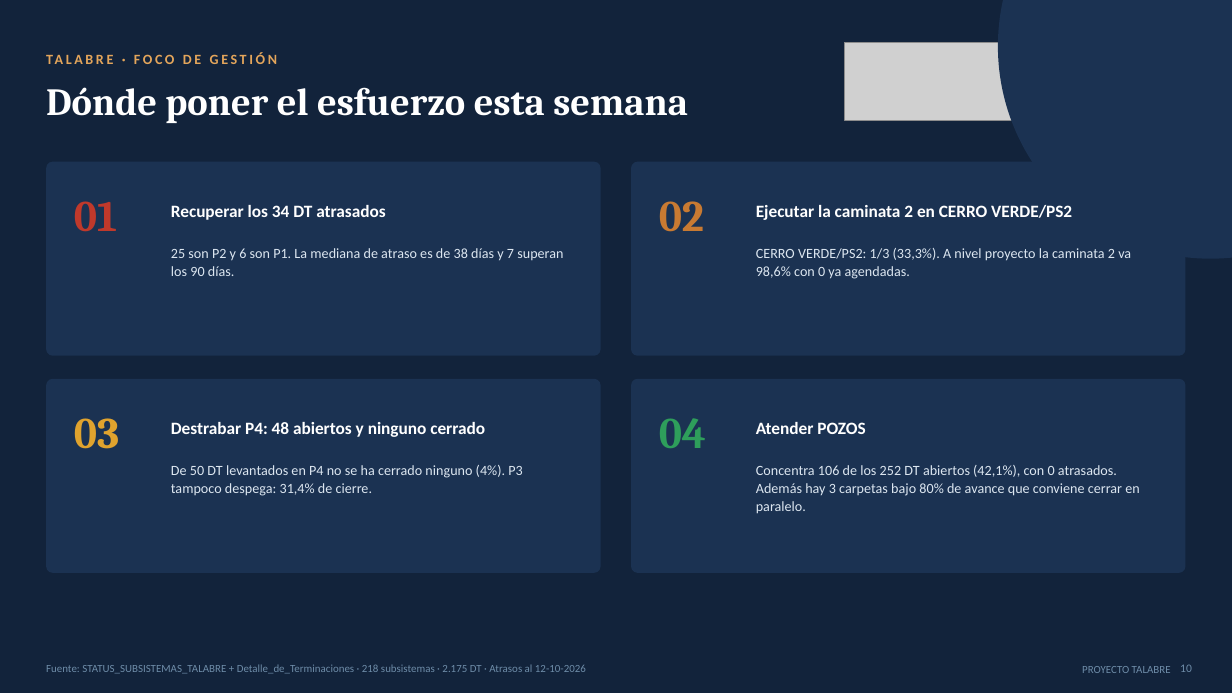
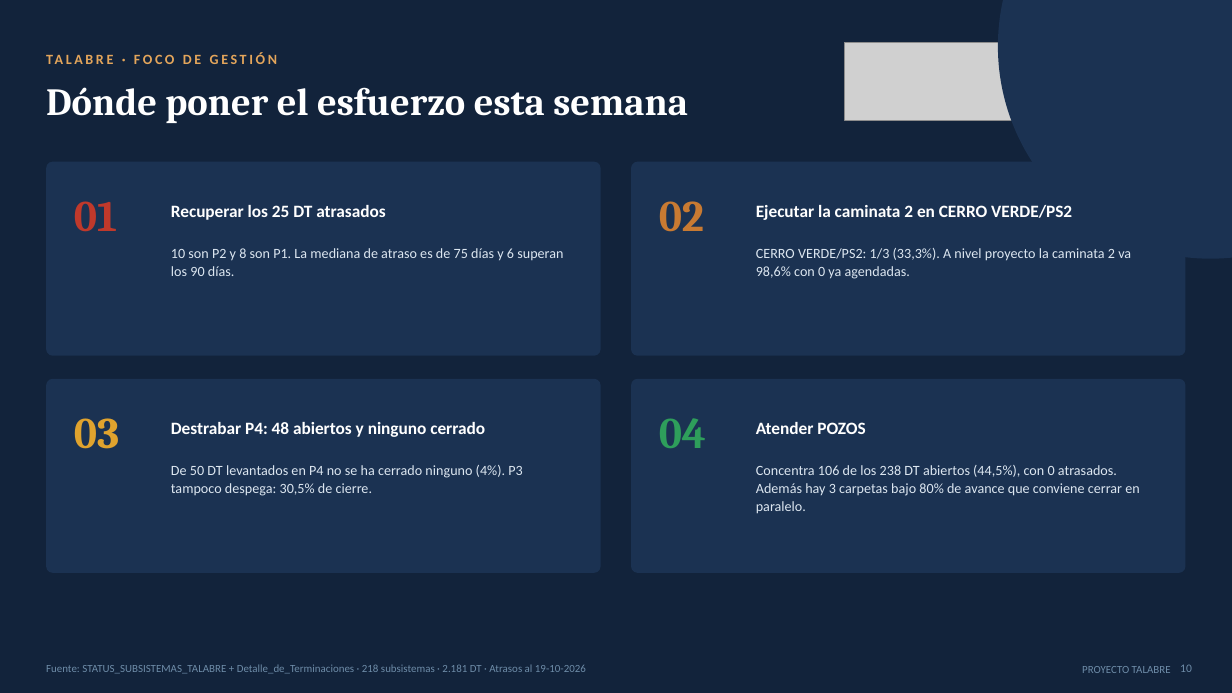
Before and after one commit to tdkvalex/Dashboard-HSEQ, a slide deck: slide 10 of panel_control_TOP_P1/Panel_Control_TOP_P1.pptx. Drawn at 1232x693 pixels with LibreOffice and Linux fonts; fonts in the diff are those of the drawing; grey boxes stand for pictures. Boxes give left, top, right and bottom in pixels: in the first picture for what was removed or moved away, otherwise in the second. Text is boxed around its words. In the diff, an @@ line names an element or a change of style, - is before the commit and + after.

```diff
--- a/panel_control_TOP_P1/Panel_Control_TOP_P1.pptx
+++ b/panel_control_TOP_P1/Panel_Control_TOP_P1.pptx
@@ text at bbox=[171, 205, 385, 220]: text changed @@
-Recuperar los 34 DT atrasados
+Recuperar los 25 DT atrasados
@@ text at bbox=[171, 248, 563, 276]: text changed @@
-25 son P2 y 6 son P1. La mediana de atraso es de 38 días y 7 superan los 90 días.
+10 son P2 y 8 son P1. La mediana de atraso es de 75 días y 6 superan los 90 días.
@@ text at bbox=[171, 465, 522, 496]: text changed @@
-De 50 DT levantados en P4 no se ha cerrado ninguno (4%). P3 tampoco despega: 31,4% de cierre.
+De 50 DT levantados en P4 no se ha cerrado ninguno (4%). P3 tampoco despega: 30,5% de cierre.
@@ text at bbox=[756, 465, 1139, 514]: text changed @@
-Concentra 106 de los 252 DT abiertos (42,1%), con 0 atrasados. Además hay 3 carpetas bajo 80% de avance que conviene cerrar en paralelo.
+Concentra 106 de los 238 DT abiertos (44,5%), con 0 atrasados. Además hay 3 carpetas bajo 80% de avance que conviene cerrar en paralelo.
@@ text at bbox=[46, 664, 586, 674]: text changed @@
-Fuente: STATUS_SUBSISTEMAS_TALABRE + Detalle_de_Terminaciones · 218 subsistemas · 2.175 DT · Atrasos al 12-10-2026
+Fuente: STATUS_SUBSISTEMAS_TALABRE + Detalle_de_Terminaciones · 218 subsistemas · 2.181 DT · Atrasos al 19-10-2026
```
Also in this commit, not shown: 16 other slides changed, 6 other files.
